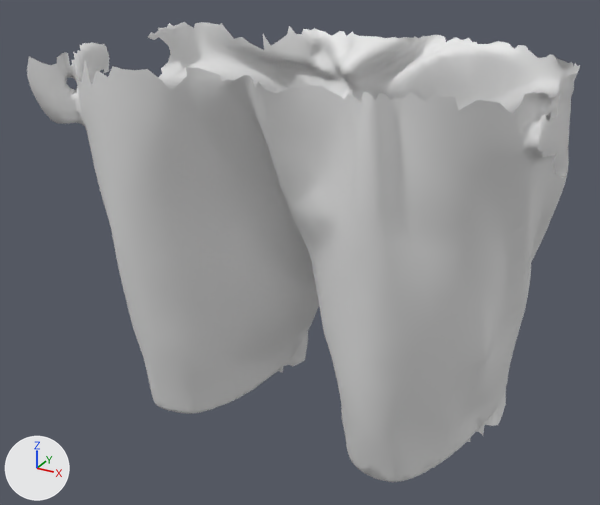
One commit to the glTF model public/models/processed/shorts-textured.glb: the scene before it, then after it.
Rendered twice from a 50 mm lens placed at (0.338, -0.63, 0.009), pointed at (-0.019, 0.02, -0.315). Lighting does not change. The marker at lower left points along +X, +Y and +Z. The picture after the commit comes second.

The scene before the commit, as lines of its bpy script (objects in view):
```python
me_mesh = bpy.data.meshes.new('mesh')
me_mesh.from_pydata(...)  # 7234 vertices, 14025 faces; spans x -0.215..0.215, y -0.115..0.181, z -0.5..-0.12
ob_mesh_node = bpy.data.objects.new('mesh_node', me_mesh)
ob_mesh_node.location = (0.0, 0.0, 0.0)
```
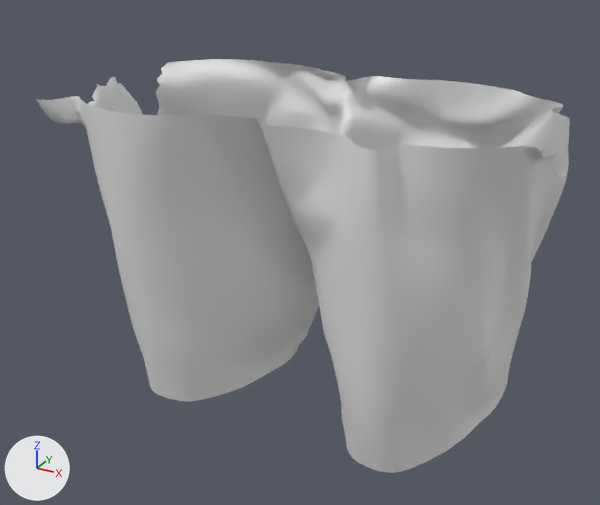
The change, as a diff of the scene's bpy script:
```diff
--- a/public/models/processed/shorts-textured.glb.py
+++ b/public/models/processed/shorts-textured.glb.py
@@ me_mesh @@
 # used by ob_mesh_node; location = (0.0, 0.0, 0.0)
-me_mesh.from_pydata(...)  # 7234 vertices, 14025 faces; spans x -0.215..0.215, y -0.115..0.181, z -0.5..-0.12
+me_mesh.from_pydata(...)  # 5560 vertices, 10380 faces; spans x -0.215..0.215, y -0.111..0.178, z -0.465..-0.16
+# me_mesh part 1: 3 vertices moved from x -0.126..0.212, y -0.112..0.045, z -0.159..-0.148 to x -0.12..0.21, y -0.111..0.05, z -0.16; 1358 vertices removed from x -0.215..0.215, y -0.115..0.159, z -0.163..-0.12; 330 vertices added at x -0.215..0.212, y -0.111..0.136, z -0.16
+# me_mesh part 2: 1 vertex moved from x -0.183, y 0.11, z -0.465 to x -0.182, y 0.112, z -0.465; 539 vertices removed from x -0.197..-0.053, y -0.068..0.16, z -0.5..-0.465; 148 vertices added at x -0.197..-0.053, y -0.069..0.158, z -0.465
+# me_mesh part 3: 1 vertex moved from x 0.041, y 0.045, z -0.466 to x 0.039, y 0.051, z -0.465; 411 vertices removed from x 0.04..0.173, y -0.07..0.181, z -0.5..-0.465; 156 vertices added at x 0.038..0.173, y -0.072..0.178, z -0.465
```

Where the change shows, as pixel boxes (x1, y1, x2, y2) in the pictures (600 x 505 px):
'mesh_node', reshaped (10% shorter): before (27, 22, 580, 482); after (36, 59, 570, 473)
part 1 of me_mesh, cut back: before (27, 22, 580, 170); after (36, 59, 570, 170)
part 2 of me_mesh, cut back: before (150, 332, 308, 414); after (150, 332, 308, 402)
part 3 of me_mesh, cut back: before (346, 385, 507, 482); after (346, 385, 507, 473)
